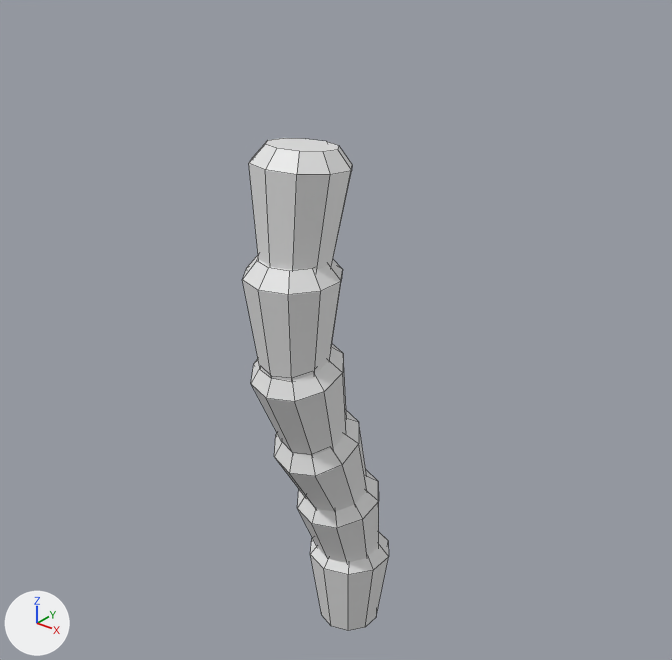
Renders of the Blender file Models/ palm tree.blend from each side of a commit.
Rendered twice from a camera (50 mm lens) standing at (11.17, -14.5, 15.79) and looking at (0.41, -1.05, 7.45). The lights are fixed; the arrows at lower left show +X, +Y and +Z. Mesh edges are drawn as thin lines. The same objects are shown in both versions, whatever each file hides.
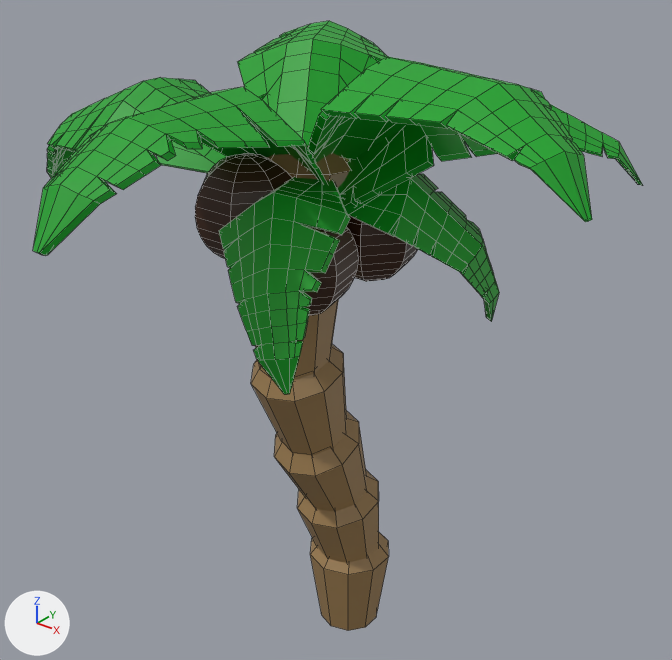
The change in detail:
Material 'Material.001' (mat_material_001) is new.
Its base color is (0.323, 0.198, 0.0782) (brown #9a7b4f).
Material 'Material.003' (mat_material_003) is new.
Its base color is (0.0437, 0.013, 0.00243) (brown #3b1e08).
Material 'Material.002' (mat_material_002) is new.
Its base color is (0.0, 0.356, 0.0132) (green #00a11e).
me_cylinder_005 is used by ob_cylinder_005; location (0.0, -1.69, 9.98); rotation (-0.108, 0.0, 0.0), in degrees (-6.2, 0, 0).
me_cylinder_005 had 180 vertices, 132 faces and spanned x -0.95..0.95, y -1.06..3.63, z -10.82..1.36.
me_cylinder_005 now has 2427 vertices, 2364 faces and spans x -6.43..6.51, y -6.21..4.94, z -10.82..3.4.
me_cylinder_005 part 1: 2247 vertices added at x -6.43..6.51, y -6.21..4.94, z -2.11..3.4.
me_cylinder_005 part 2: 132 faces spanning x -0.95..0.95, y -1.06..3.63, z -10.82..1.36 switch from no material to mat_material_001 (brown #9a7b4f).
me_cylinder_005 now uses material mat_material_002 (green #00a11e).
me_cylinder_005 now uses material mat_material_003 (brown #3b1e08).

Changed parts and their boxes (x1, y1, x2, y2) in the pictures (672 x 660 px):
'Cylinder.005', reshaped (313% wider, 24% taller): before (242, 138, 389, 631); after (33, 21, 643, 631)
part 1 of me_cylinder_005, added (green): after (33, 21, 643, 394)
part 2 of me_cylinder_005, recoloured (grey to brown): (251, 146, 389, 631) in both
